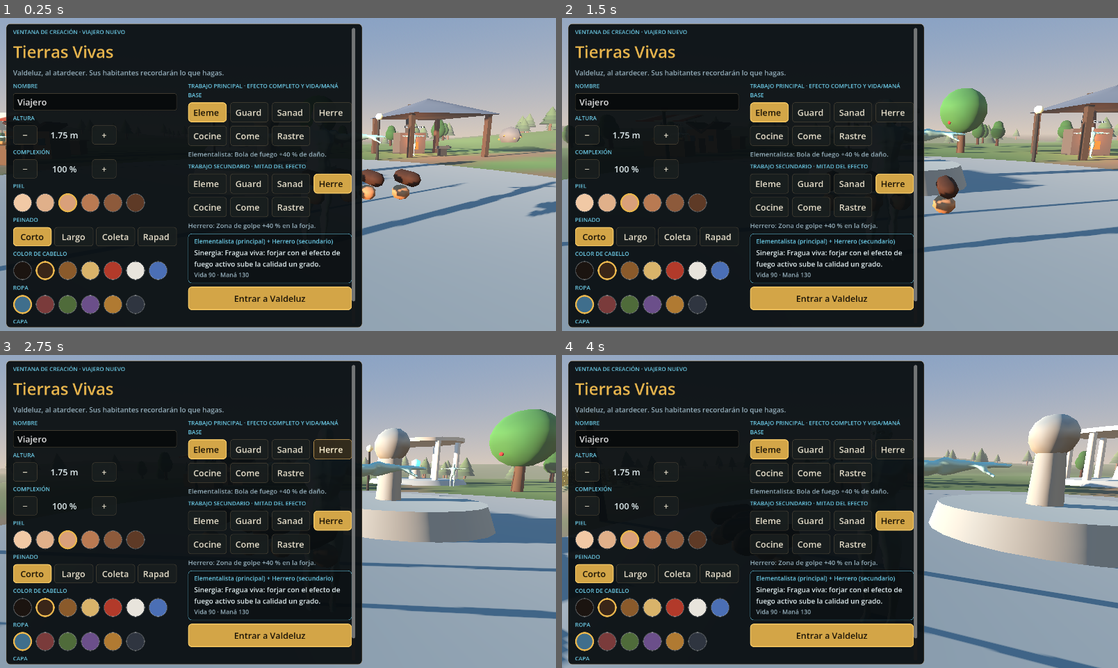
Above: before the commit, frames 1-4 (two rows, left to right).
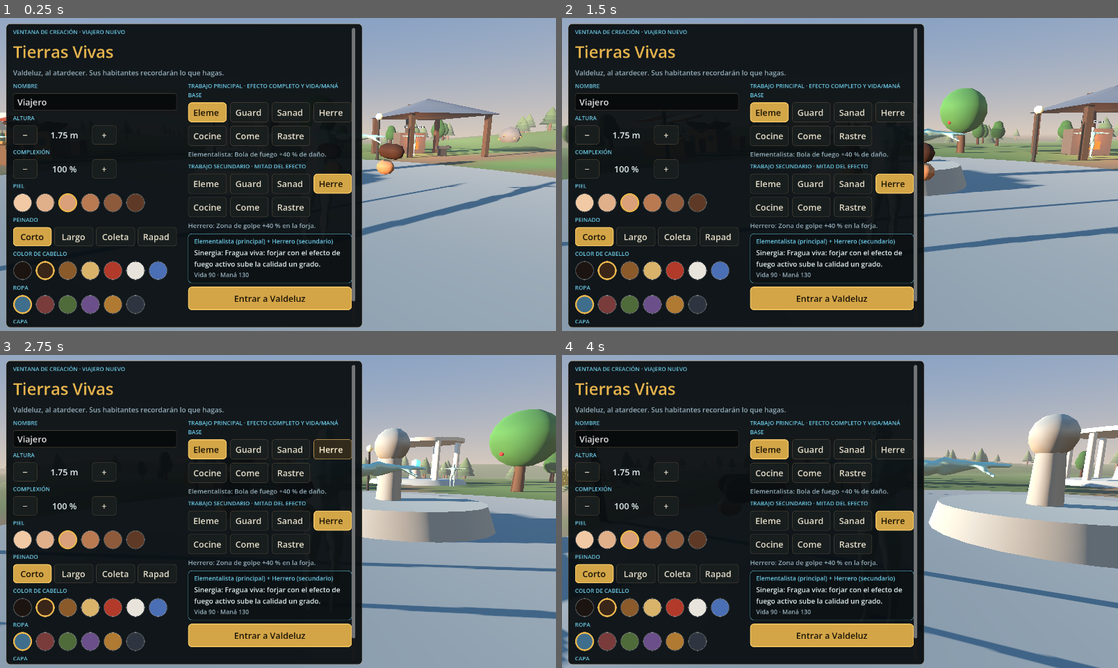
Above: after the commit, the same moments.

Repository: samuelguerrerodelarosa005-arch/tierras-vivientes
Game: Godot game, scene res://main.tscn
The game is run twice, just before and just after one commit, with the same random seed, the same clock (stepped at 60 frames per second) and the same inputs.
Inputs (mouse positions are in pixels of both pictures, inside the frame that each line leads up to):
- Up to frame 1 (0.25 s): no input
- Up to frame 2 (1.5 s): tap Enter at 0.5 s; move the mouse to (962, 158) at 0.52 s; hold D (move_right) 0.53-1.28 s; hold F (eat) 0.53-1.28 s; click (962, 158) at 0.67 s; tap Space (jump) at 0.77 s; move the mouse to (728, 190) at 1.27 s; hold S (move_back) from 1.28 s (still down); tap E (interact) at 1.35 s
- Up to frame 3 (2.75 s): tap Space (jump) at 1.52 s; move the mouse to (333, 442) at 2.02 s; release S (move_back) at 2.03 s; hold D (move_right) from 2.03 s (still down); hold R (rumors) from 2.03 s (still down)
- Up to frame 4 (4 s): move the mouse to (812, 574) at 2.77 s; release D (move_right) at 2.78 s; release R (rumors) at 2.78 s; hold W (move_forward) 2.78-3.53 s; tap Shift (run) at 2.85 s; click (812, 574) at 2.92 s; tap Space (jump) at 3.02, 3.77 s; move the mouse to (1006, 558) at 3.52 s; hold A (move_left) from 3.53 s (still down); hold 1 (spell_1) from 3.53 s (still down)

The runs differ from the first frame. In frame 1, 1.1% of the frame differs, in the area x 65-100%, y 40-64%; in frame 2, 0.6%; in frame 3, less than 0.1%; in frame 4, less than 0.1%.
Error in both runs: Invalid type in function '_play_imported_animation' in base 'Node3D (humanoid.gd)'. The array of argument 1 (Array) does not have the same element type as the …

Commit message:
Ajustar escena de brazo para instanciar una por mano

Diff:
--- a/godot/models/characters/player_arm.tscn
+++ b/godot/models/characters/player_arm.tscn
@@ -3,43 +3,27 @@
 [sub_resource type="StandardMaterial3D" id="Sleeve"]
 albedo_color = Color(0.28, 0.16, 0.09, 1)
 roughness = 0.88
-
 [sub_resource type="StandardMaterial3D" id="Skin"]
 albedo_color = Color(0.72, 0.49, 0.32, 1)
 roughness = 0.8
-
 [sub_resource type="CapsuleMesh" id="Forearm"]
 radius = 0.085
 height = 0.42
 radial_segments = 8
 rings = 4
-
 [sub_resource type="SphereMesh" id="Hand"]
 radius = 0.105
 height = 0.18
 radial_segments = 8
 rings = 4
 
-[node name="PlayerArms" type="Node3D"]
-
-[node name="LeftSleeve" type="MeshInstance3D" parent="."]
-position = Vector3(-0.2, -0.29, 0.08)
+[node name="PlayerArm" type="Node3D"]
+[node name="Sleeve" type="MeshInstance3D" parent="."]
+position = Vector3(0, 0.01, 0.08)
 rotation = Vector3(1.57, 0, 0)
 mesh = SubResource("Forearm")
 surface_material_override/0 = SubResource("Sleeve")
-
-[node name="RightSleeve" type="MeshInstance3D" parent="."]
-position = Vector3(0.2, -0.29, 0.08)
-rotation = Vector3(1.57, 0, 0)
-mesh = SubResource("Forearm")
-surface_material_override/0 = SubResource("Sleeve")
-
-[node name="LeftHand" type="MeshInstance3D" parent="."]
-position = Vector3(-0.2, -0.48, -0.04)
+[node name="Hand" type="MeshInstance3D" parent="."]
+position = Vector3(0, -0.18, -0.04)
 mesh = SubResource("Hand")
 surface_material_override/0 = SubResource("Skin")
-
-[node name="RightHand" type="MeshInstance3D" parent="."]
-position = Vector3(0.2, -0.48, -0.04)
-mesh = SubResource("Hand")
-surface_material_override/0 = SubResource("Skin")
